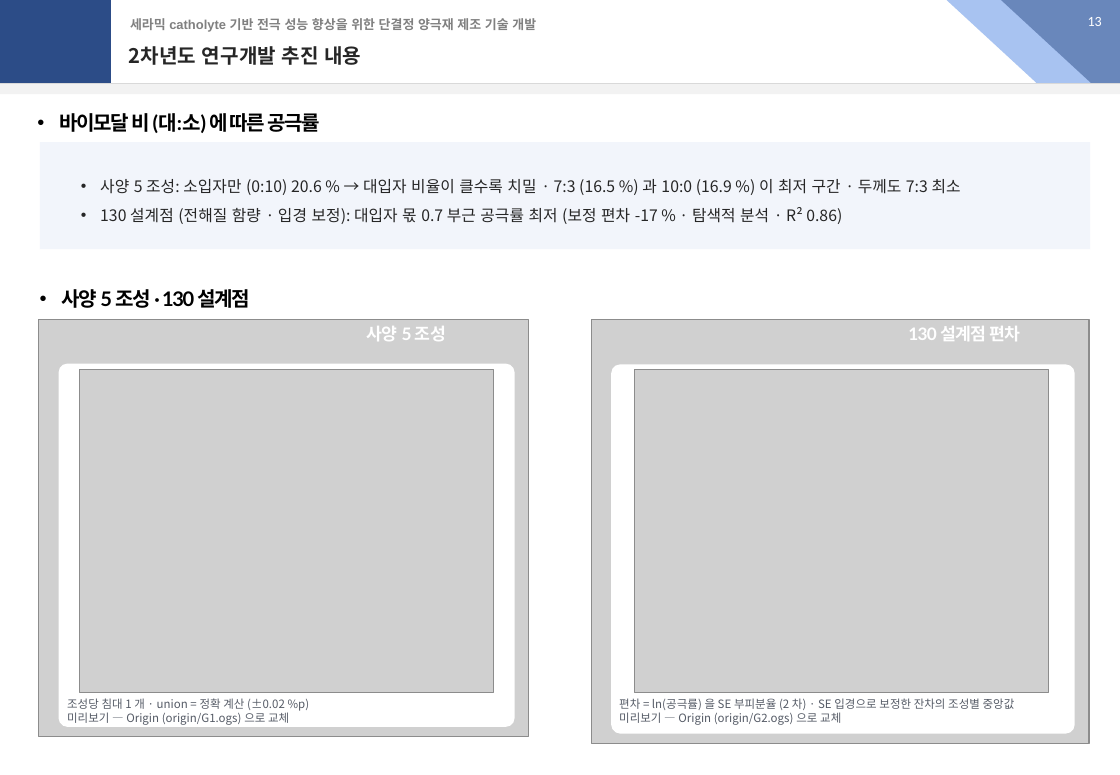
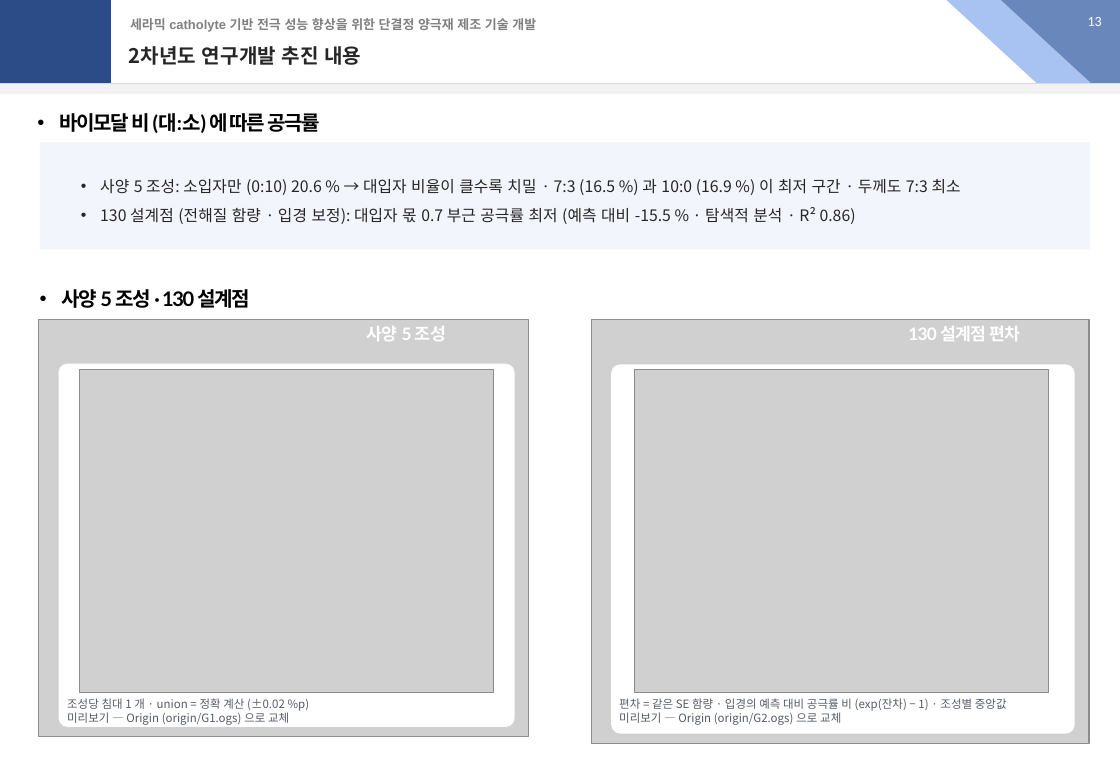
Before and after one commit to yonghoon7153-source/Yonghoon-DEM-DFT, a slide deck: slide 13 of docs/report_20261021/report_20261021_v2.pptx. Drawn at 1120x775 pixels with LibreOffice and Linux fonts; fonts in the diff are those of the drawing; grey boxes stand for pictures. Boxes give left, top, right and bottom in pixels: in the first picture for what was removed or moved away, otherwise in the second. Text is boxed around its words. In the diff, an @@ line names an element or a change of style, - is before the commit and + after.

```diff
--- a/docs/report_20261021/report_20261021_v2.pptx
+++ b/docs/report_20261021/report_20261021_v2.pptx
@@ text in rectangle at (100, 207, 856, 224): text changed @@
-• 130 설계점 (전해질 함량 · 입경 보정): 대입자 몫 0.7 부근 공극률 최저 (보정 편차 -17 % · 탐색적 분석 · R² 0.86)
+• 130 설계점 (전해질 함량 · 입경 보정): 대입자 몫 0.7 부근 공극률 최저 (예측 대비 -15.5 % · 탐색적 분석 · R² 0.86)
@@ text at (619, 698, 1007, 713): text changed @@
-편차 = ln(공극률) 을 SE 부피분율 (2 차) · SE 입경으로 보정한 잔차의 조성별 중앙값
+편차 = 같은 SE 함량 · 입경의 예측 대비 공극률 비 (exp(잔차) − 1) · 조성별 중앙값
```
Also in this commit, not shown: 3 other slides changed, 11 other files.
